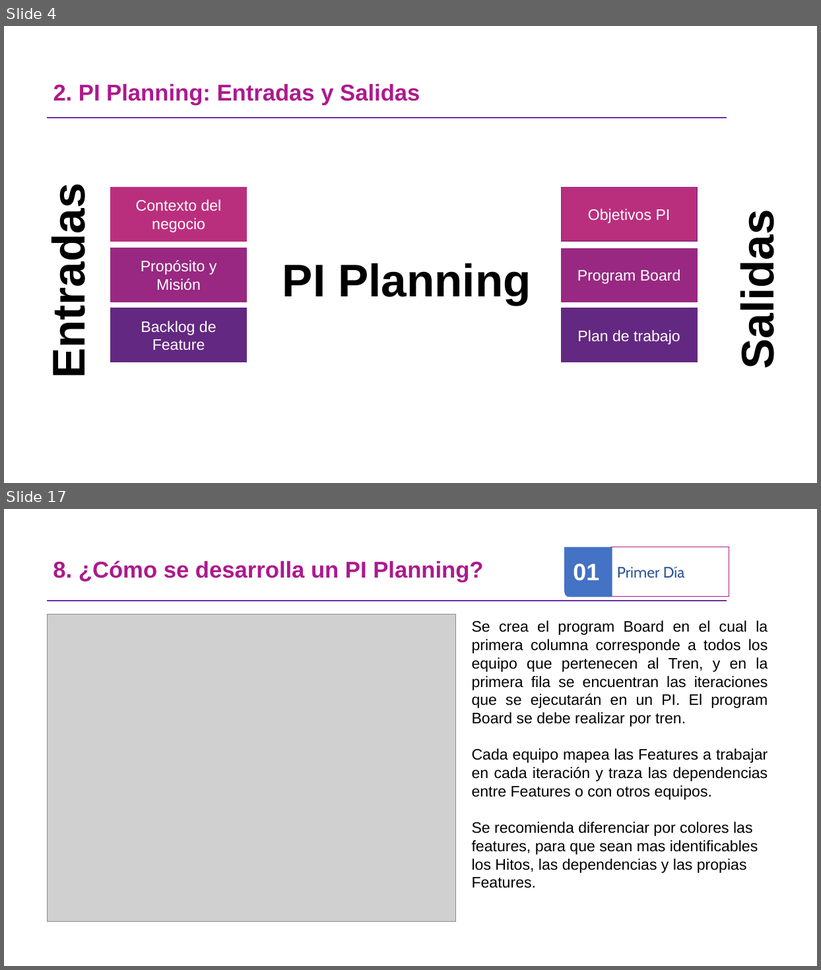
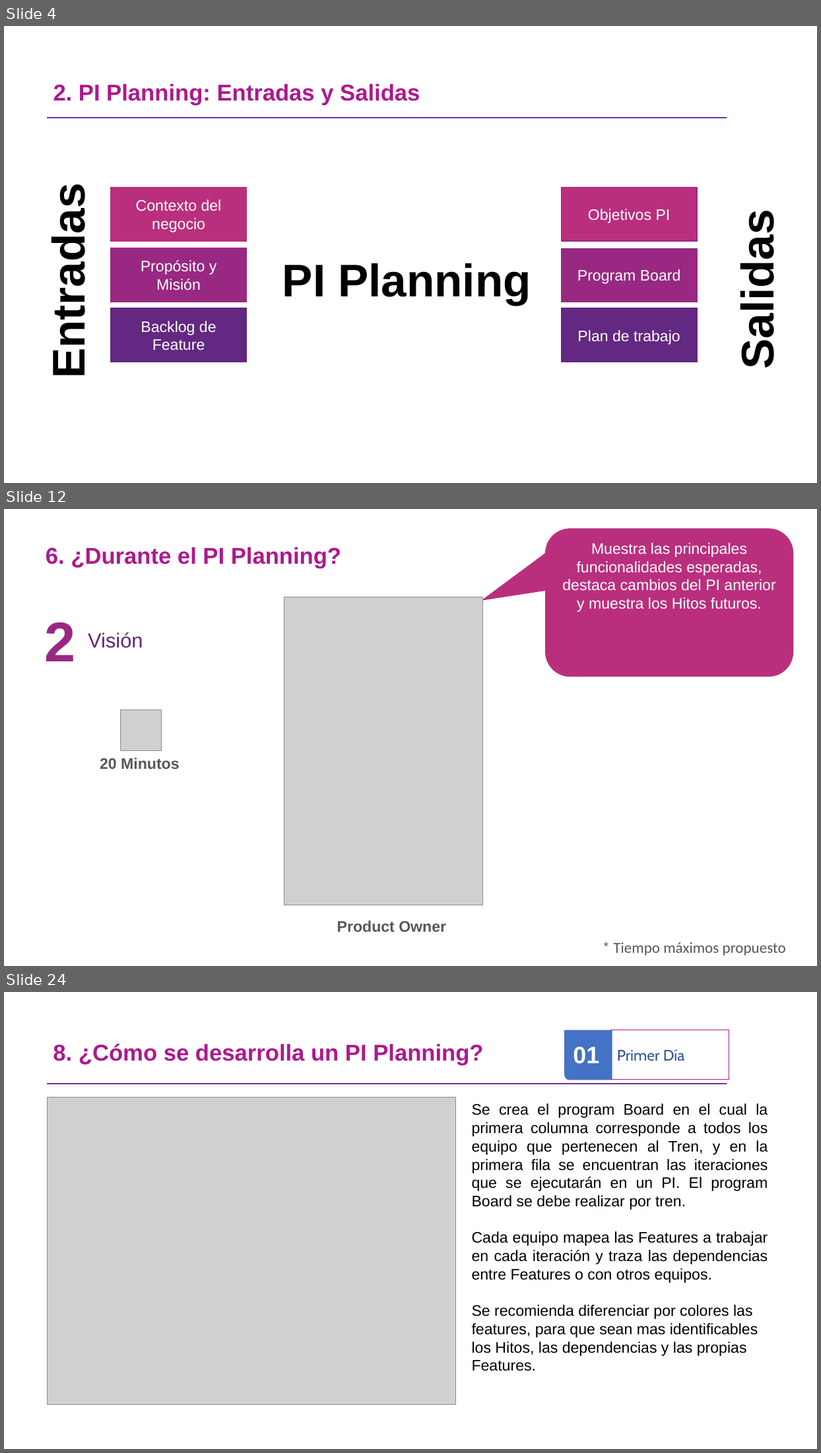
Before and after one commit to omesan/Agile, a slide deck: Stefanini/Stefanini.Clientes/Stefanini.Cliente.Experian/Guia PIPlanning _ExperianV1.0.pptx. Shown one above the other, each under a label of ours: slides 4 and 17 before the commit, slides 4, 12 and 24 after it; the slides between them are not shown. The pictures are 821x970 and 821x1453 pixels, drawn with LibreOffice and Linux fonts; fonts in the diff are those of the drawing; grey boxes stand for pictures; background and template pictures are left out. Boxes give left, top, right and bottom in pixels: in the first picture for what was removed or moved away, otherwise in the second. Text is boxed around its words. In the diff, an @@ line names an element or a change of style, - is before the commit and + after.

```diff
--- a/Stefanini/Stefanini.Clientes/Stefanini.Cliente.Experian/Guia PIPlanning _ExperianV1.0.pptx
+++ b/Stefanini/Stefanini.Clientes/Stefanini.Cliente.Experian/Guia PIPlanning _ExperianV1.0.pptx
@@ slide 12 added at box(4, 509, 817, 966), background #FFFFFF @@
@@ text added at box(46, 547, 341, 568), 27 pt, text #AD198D, bold @@
+6. ¿Durante el PI Planning?
@@ rounded speech box added at box(546, 529, 793, 676), fill #BA2F7D, outline #BA2F7D 1 pt, 18 pt, text #FFFFFF @@
+Muestra las principales funcionalidades esperadas, destaca cambios del PI anterior y muestra los Hitos futuros.
@@ picture added at box(284, 597, 483, 906) @@
@@ text added at box(44, 623, 75, 661), 66 pt, text #982881, bold @@
+2
@@ text added at box(88, 632, 143, 648), 24 pt, text #632678 @@
+Visión
@@ picture added at box(121, 710, 161, 751) @@
@@ text added at box(100, 758, 179, 769), 18 pt, text #575756, bold @@
+20 Minutos
@@ text added at box(337, 921, 446, 932), 18 pt, text #575756, bold @@
+Product Owner
@@ text added at box(613, 943, 786, 956), 18 pt, text #575756 @@
+* Tiempo máximos propuesto
@@ what was slide 17 is now slide 24 @@
```
Also in this commit, not shown: 10 slides changed, 8 other slides added, 2 slides removed, 15 other files.
